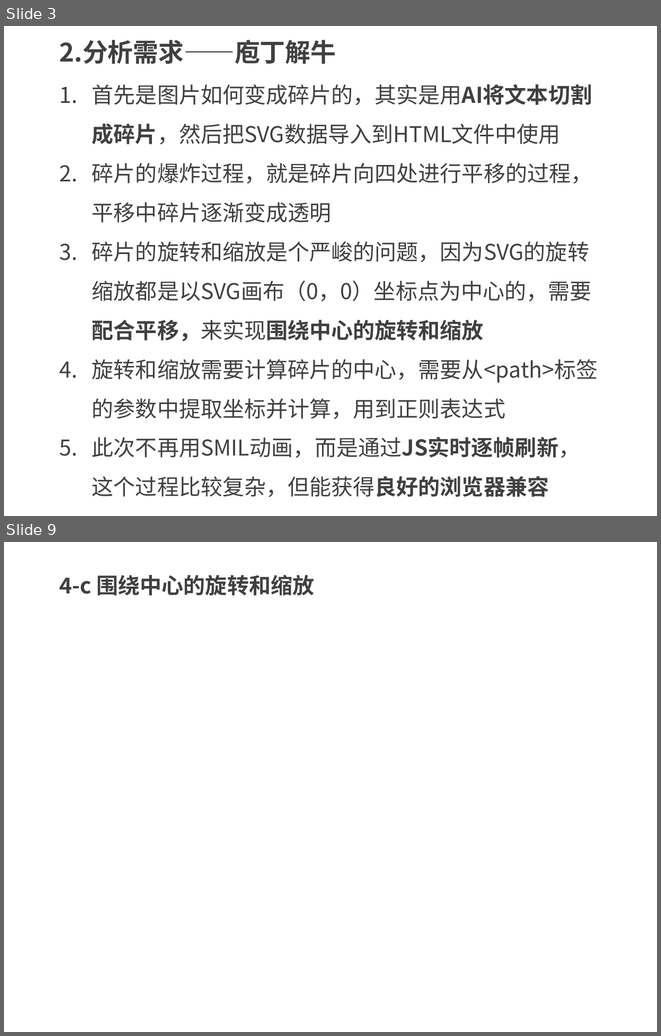
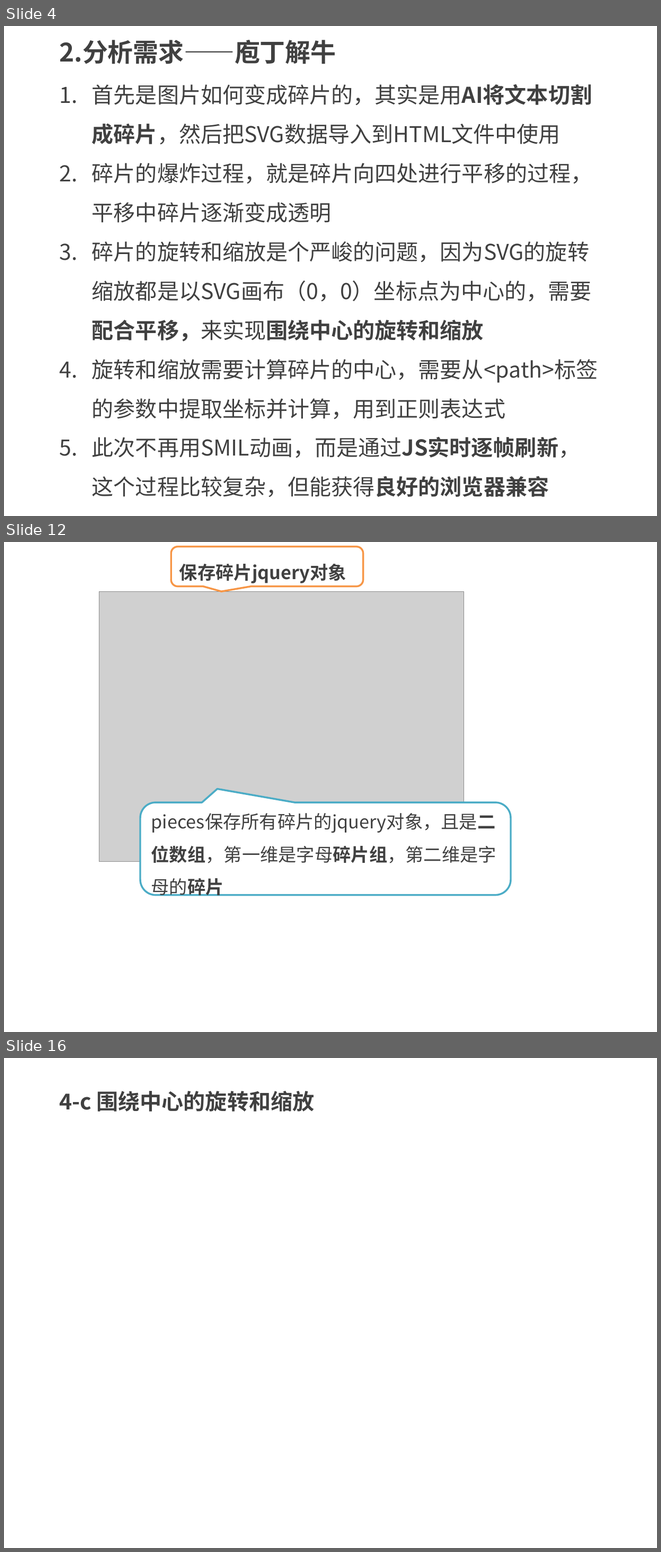
Before and after one commit to kong66/webAni, a slide deck: 20-svg-explode/20.pptx. Shown one above the other, each under a label of ours: slides 3 and 9 before the commit, slides 4, 12 and 16 after it; the slides between them are not shown. The pictures are 661x1036 and 661x1552 pixels, drawn with LibreOffice and Linux fonts; fonts in the diff are those of the drawing; grey boxes stand for pictures. Boxes give left, top, right and bottom in pixels: in the first picture for what was removed or moved away, otherwise in the second. Text is boxed around its words. In the diff, an @@ line names an element or a change of style, - is before the commit and + after.

```diff
--- a/20-svg-explode/20.pptx
+++ b/20-svg-explode/20.pptx
@@ slide 12 added at (4,542,657,1032), background #FFFFFF @@
@@ rounded speech box added at (171,547,363,587), fill #FFFFFF, outline #F79646 2 pt, 20 pt, text #404040, bold @@
+保存碎片jquery对象
@@ picture added at (99,592,464,862) @@
@@ rounded speech box added at (140,803,511,896), fill #FFFFFF, outline #4BACC6 2 pt, 20 pt, text #404040 @@
+pieces保存所有碎片的jquery对象，且是二位数组，第一维是字母碎片组，第二维是字母的碎片
@@ what was slide 3 is now slide 4 @@
@@ what was slide 9 is now slide 16 @@
```
Also in this commit, not shown: 6 slides changed, 8 other slides added, 1 slide removed, 6 other files.
